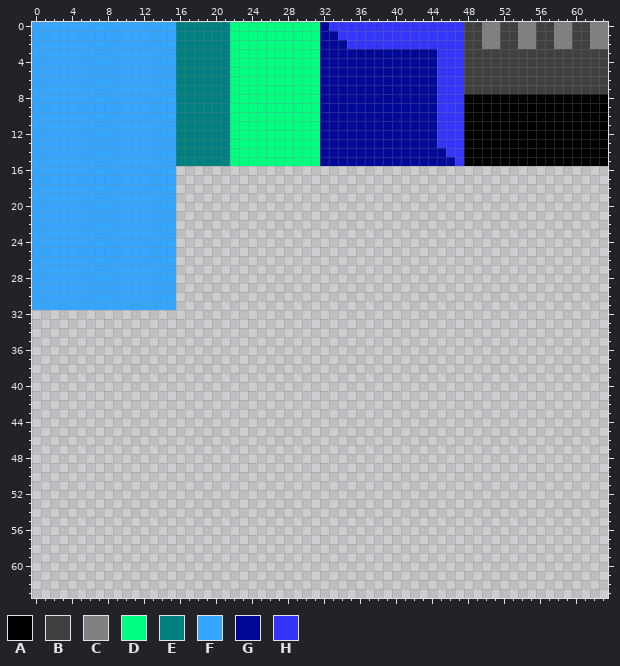
Pixel-art sprite, stored at activeknowledge/res/img/mapsheet.png. This is how it looked before the edit.
The file is 64x64 pixels.
Palette (. is transparent): A #000000  B #404040  C #808080  D #00ff80  E #008080  F #34a6ff  G #040898  H #3535f9
Now the later version:
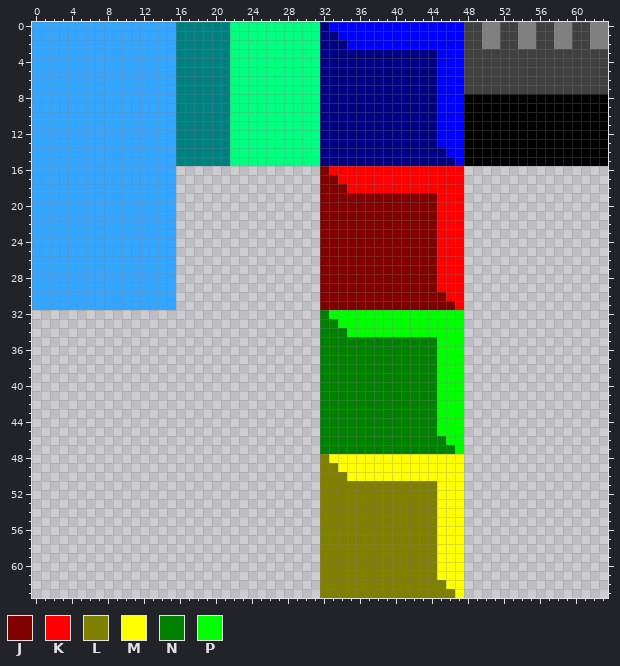
Colours new in this view: J #800000  K #ff0000  L #808000  M #ffff00  N #008000  P #00ff00
Difference:
{"colour":"G","old":"#040898","new":"#000080"}
{"colour":"H","old":"#3535f9","new":"#0000ff"}
{"y":16,"x":32,"old":"................","new":"JKKKKKKKKKKKKKKK"}
{"y":17,"x":32,"old":"................","new":"JJKKKKKKKKKKKKKK"}
{"y":18,"x":32,"old":"................","new":"JJJKKKKKKKKKKKKK"}
{"y":19,"x":32,"old":"................","new":"JJJJJJJJJJJJJKKK"}
{"y":20,"x":32,"old":"................","new":"JJJJJJJJJJJJJKKK"}
{"y":21,"x":32,"old":"................","new":"JJJJJJJJJJJJJKKK"}
{"y":22,"x":32,"old":"................","new":"JJJJJJJJJJJJJKKK"}
{"y":23,"x":32,"old":"................","new":"JJJJJJJJJJJJJKKK"}
{"y":24,"x":32,"old":"................","new":"JJJJJJJJJJJJJKKK"}
{"y":25,"x":32,"old":"................","new":"JJJJJJJJJJJJJKKK"}
{"y":26,"x":32,"old":"................","new":"JJJJJJJJJJJJJKKK"}
{"y":27,"x":32,"old":"................","new":"JJJJJJJJJJJJJKKK"}
{"y":28,"x":32,"old":"................","new":"JJJJJJJJJJJJJKKK"}
{"y":29,"x":32,"old":"................","new":"JJJJJJJJJJJJJKKK"}
{"y":30,"x":32,"old":"................","new":"JJJJJJJJJJJJJJKK"}
{"y":31,"x":32,"old":"................","new":"JJJJJJJJJJJJJJJK"}
{"y":32,"x":32,"old":"................","new":"NPPPPPPPPPPPPPPP"}
{"y":33,"x":32,"old":"................","new":"NNPPPPPPPPPPPPPP"}
{"y":34,"x":32,"old":"................","new":"NNNPPPPPPPPPPPPP"}
{"y":35,"x":32,"old":"................","new":"NNNNNNNNNNNNNPPP"}
{"y":36,"x":32,"old":"................","new":"NNNNNNNNNNNNNPPP"}
{"y":37,"x":32,"old":"................","new":"NNNNNNNNNNNNNPPP"}
{"y":38,"x":32,"old":"................","new":"NNNNNNNNNNNNNPPP"}
{"y":39,"x":32,"old":"................","new":"NNNNNNNNNNNNNPPP"}
{"y":40,"x":32,"old":"................","new":"NNNNNNNNNNNNNPPP"}
{"y":41,"x":32,"old":"................","new":"NNNNNNNNNNNNNPPP"}
{"y":42,"x":32,"old":"................","new":"NNNNNNNNNNNNNPPP"}
{"y":43,"x":32,"old":"................","new":"NNNNNNNNNNNNNPPP"}
{"y":44,"x":32,"old":"................","new":"NNNNNNNNNNNNNPPP"}
{"y":45,"x":32,"old":"................","new":"NNNNNNNNNNNNNPPP"}
{"y":46,"x":32,"old":"................","new":"NNNNNNNNNNNNNNPP"}
{"y":47,"x":32,"old":"................","new":"NNNNNNNNNNNNNNNP"}
{"y":48,"x":32,"old":"................","new":"LMMMMMMMMMMMMMMM"}
{"y":49,"x":32,"old":"................","new":"LLMMMMMMMMMMMMMM"}
{"y":50,"x":32,"old":"................","new":"LLLMMMMMMMMMMMMM"}
{"y":51,"x":32,"old":"................","new":"LLLLLLLLLLLLLMMM"}
{"y":52,"x":32,"old":"................","new":"LLLLLLLLLLLLLMMM"}
{"y":53,"x":32,"old":"................","new":"LLLLLLLLLLLLLMMM"}
{"y":54,"x":32,"old":"................","new":"LLLLLLLLLLLLLMMM"}
{"y":55,"x":32,"old":"................","new":"LLLLLLLLLLLLLMMM"}
{"y":56,"x":32,"old":"................","new":"LLLLLLLLLLLLLMMM"}
{"y":57,"x":32,"old":"................","new":"LLLLLLLLLLLLLMMM"}
{"y":58,"x":32,"old":"................","new":"LLLLLLLLLLLLLMMM"}
{"y":59,"x":32,"old":"................","new":"LLLLLLLLLLLLLMMM"}
{"y":60,"x":32,"old":"................","new":"LLLLLLLLLLLLLMMM"}
{"y":61,"x":32,"old":"................","new":"LLLLLLLLLLLLLMMM"}
{"y":62,"x":32,"old":"................","new":"LLLLLLLLLLLLLLMM"}
{"y":63,"x":32,"old":"................","new":"LLLLLLLLLLLLLLLM"}
{"label":"changed","picture_box":[320,22,464,598]}
